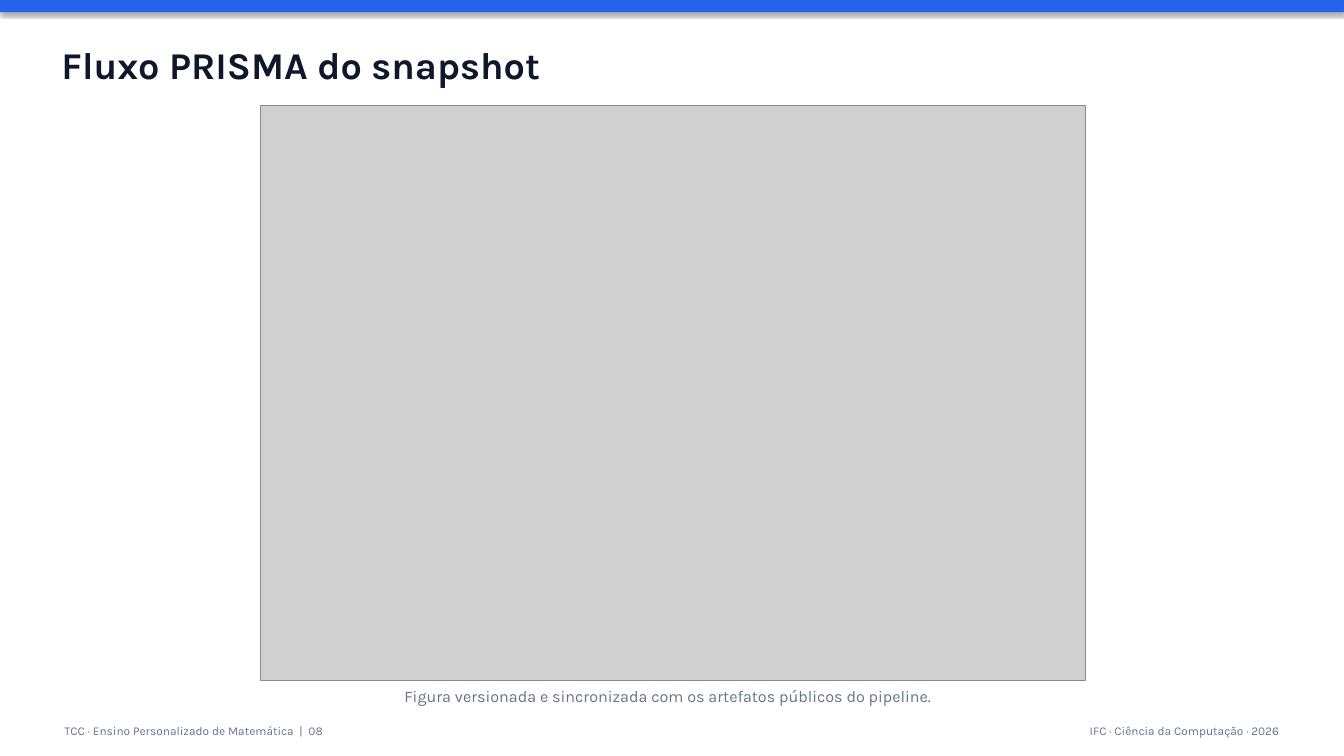
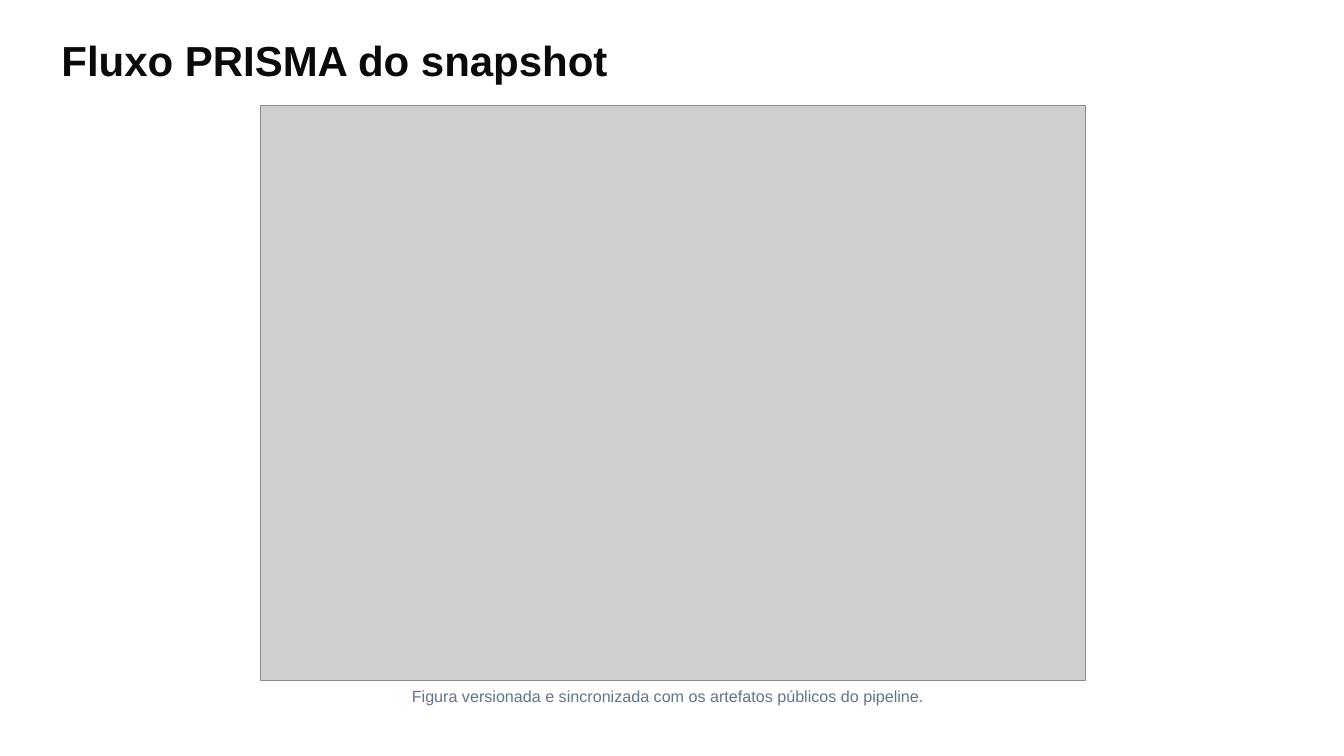
Before and after one commit to thalesfb/ccw, a slide deck: slide 8 of results/tcc/presentation/ensino_personalizado_de_matematica_tcc.pptx. Drawn at 1344x756 pixels with LibreOffice and Linux fonts; fonts in the diff are those of the drawing; grey boxes stand for pictures. Boxes give left, top, right and bottom in pixels: in the first picture for what was removed or moved away, otherwise in the second. Text is boxed around its words. In the diff, an @@ line names an element or a change of style, - is before the commit and + after.

Commit message:
🎨 style(presentation): align TCC deck with PTC visual language (#69)

```diff
--- a/results/tcc/presentation/ensino_personalizado_de_matematica_tcc.pptx
+++ b/results/tcc/presentation/ensino_personalizado_de_matematica_tcc.pptx
@@ rectangle removed at [0, 0, 1344, 12] @@
@@ text "Fluxo PRISMA do snapshot": place and size @@
-text "Fluxo PRISMA do snapshot" at [61, 53, 539, 88]
+text "Fluxo PRISMA do snapshot" at [61, 45, 607, 84]
@@ text "Fluxo PRISMA do snapshot" at [61, 45, 607, 84]: size 27 to 30 pt, font Karla to Arial, text colour #0F172A to #0A0A0A @@
@@ text "Figura versionada e sincronizada com ..." at [412, 690, 923, 706]: font Karla to Arial @@
@@ text removed at [64, 726, 322, 735] @@
-TCC · Ensino Personalizado de Matemática | 08
@@ text removed at [1090, 726, 1279, 738] @@
-IFC · Ciência da Computação · 2026
```
Also in this commit, not shown: 18 other slides changed, 2 other files.
